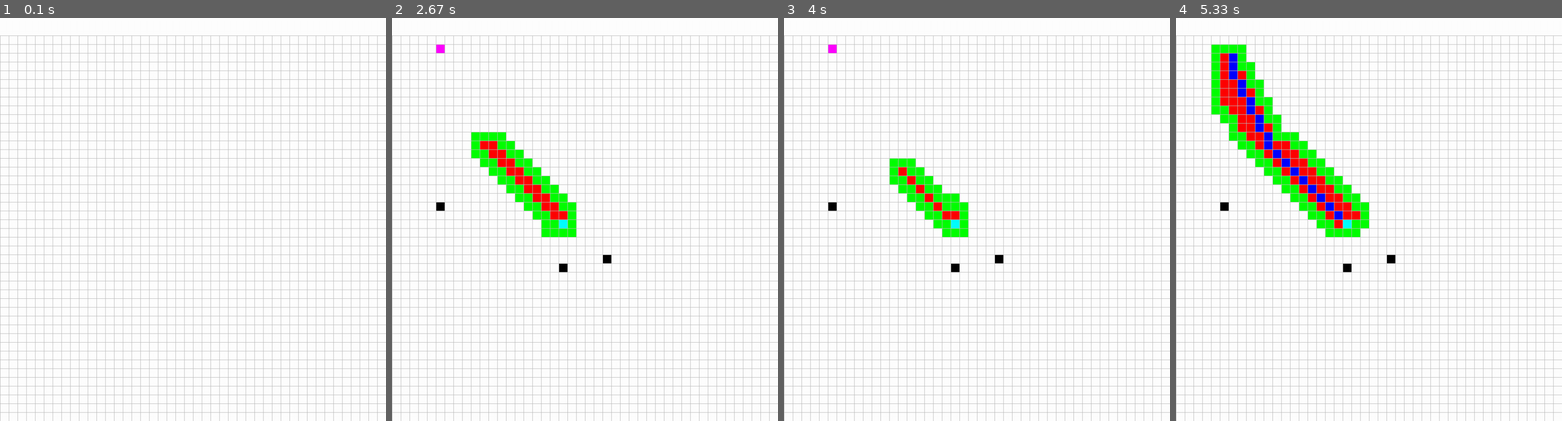
Above: before the commit, frames 1-4 (left to right).
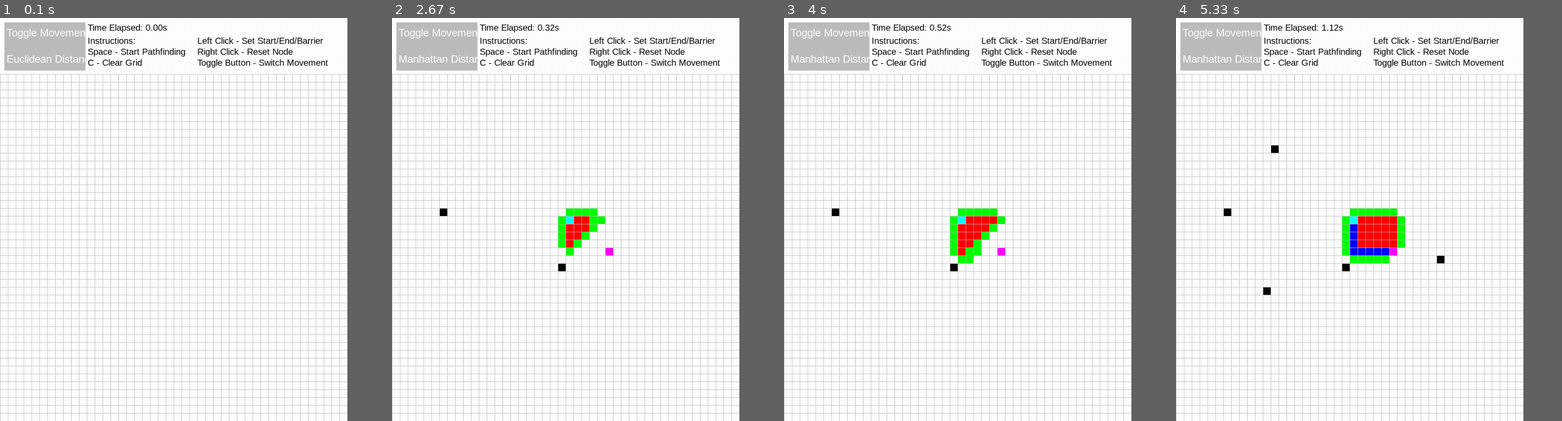
Above: after the commit, the same moments.

Repository: nnilf/A-star-search-algorithm
Game: pygame game, started from main.py
The game is run twice, just before and just after one commit, with the same random seed, the same clock (stepped at 60 frames per second) and the same inputs.
Inputs (mouse positions are in pixels of both pictures, inside the frame that each line leads up to):
- Up to frame 1 (0.1 s): no input
- Up to frame 2 (2.67 s): click (565, 219) at 0.38 s; tap Space at 0.67, 2.33 s; click (438, 46) at 1.05 s, where only the run after the commit has a clickable "Toggle Movement:"; click (604, 255) at 1.38 s; click (442, 207) at 1.72 s; click (565, 267) at 2.05 s
- Up to frame 3 (4 s): tap Space at 3.23 s
- Up to frame 4 (5.33 s): click (1268, 292) at 4.62 s; click (1272, 146) at 4.95 s; click (1442, 263) at 5.28 s
The window is 860x900 before the commit and 774x900 after it. Grey fills any space a smaller window leaves; there, only what the larger window draws over its background counts as a difference.

The runs differ from the first frame. In frame 1, 22% of the frame differs, in the area x 0-100%, y 1-100%; in frame 2, 25%; in frame 3, 25%; in frame 4, 29%.

Commit message:
Updated to add menu and distance selection

Diff:
--- a/A_star_algorithm.py
+++ b/A_star_algorithm.py
@@ -4,7 +4,7 @@
 from Node import Node
 
 
-def algorithm(start: Node, end: Node, grid: list[list[Node]], draw: Callable[[], None]) -> bool:
+def algorithm(start: Node, end: Node, grid: list[list[Node]], draw: Callable[[], None], is_eight_directional: bool) -> bool:
     """A* path finding algorithm.
 
     Args:
@@ -27,7 +27,7 @@
     g_score = {node: float("inf") for row in grid for node in row}
     g_score[start] = 0
     f_score = {node: float("inf") for row in grid for node in row}
-    f_score[start] = heuristic(start.get_coords(), end.get_coords())
+    f_score[start] = heuristic(start.get_coords(), end.get_coords(), is_eight_directional)
 
     open_set_hash = {start}
 
@@ -41,6 +41,8 @@
             end.set_state("end")
             start.set_state("start")
             return True
+
+        draw()
 
         children = current.get_children()
 
@@ -57,7 +59,7 @@
             if tentative_g < g_score[child]:
                 came_from[child] = current
                 g_score[child] = tentative_g
-                f_score[child] = tentative_g + heuristic(child.get_coords(), end.get_coords())
+                f_score[child] = tentative_g + heuristic(child.get_coords(), end.get_coords(), is_eight_directional)
                 if child not in open_set_hash:
                     count += 1
                     open_set.put((f_score[child], count, child))
@@ -89,8 +91,14 @@
         draw()
 
 
-def heuristic(node_coords: tuple[int, int], end_coords: tuple[int, int]) -> float:
+def heuristic(node_coords: tuple[int, int], end_coords: tuple[int, int], is_eight_directional: bool) -> float:
     """Calculates the heuristic Fscore for the selected node using Euclidean distance"""
     node_x, node_y = node_coords
     end_x, end_y = end_coords
-    return math.sqrt((node_x - end_x) ** 2 + (node_y - end_y) ** 2)
+
+    if is_eight_directional:
+        # Using Euclidean distance for 8-directional movement
+        return math.sqrt((node_x - end_x) ** 2 + (node_y - end_y) ** 2)
+    else:
+        # Using Manhattan distance for 4-directional movement
+        return abs(node_x - end_x) + abs(node_y - end_y)
--- a/Node.py
+++ b/Node.py
@@ -42,7 +42,7 @@
     def get_children(self):
         return self.children
 
-    def update_children(self, grid: list[list["Node"]], grid_size: int) -> None:
+    def update_children(self, grid: list[list["Node"]], grid_size: int, is_eight_directional: bool ) -> None:
         """Gets the children of current element which is all the Nodes next to the current node.
 
         Args:
@@ -63,23 +63,24 @@
             if 0 <= nx < grid_size and 0 <= ny < grid_size and not grid[nx][ny].is_barrier():
                 self.children.append(grid[nx][ny])
 
-        # diagonal directions
-        diagonal_directions = [(-1,-1), (1,-1), (1,1), (-1,1)]
+        if is_eight_directional:
+            # diagonal directions
+            diagonal_directions = [(-1,-1), (1,-1), (1,1), (-1,1)]
 
-        # Check diagonal directions with corner validation
-        for dx, dy in diagonal_directions:
-            nx, ny = self.row + dx, self.col + dy
+            # Check diagonal directions with corner validation
+            for dx, dy in diagonal_directions:
+                nx, ny = self.row + dx, self.col + dy
 
-            # First ensure diagonal position is valid and not a barrier
-            if 0 <= nx < grid_size and 0 <= ny < grid_size and not grid[nx][ny].is_barrier():
-                # Check that we're not cutting across a corner
-                # Both adjacent cells must be passable for diagonal movement to be allowed
-                adjacent1 = grid[self.row][ny]  # Horizontally adjacent
-                adjacent2 = grid[nx][self.col]  # Vertically adjacent
+                # First ensure diagonal position is valid and not a barrier
+                if 0 <= nx < grid_size and 0 <= ny < grid_size and not grid[nx][ny].is_barrier():
+                    # Check that we're not cutting across a corner
+                    # Both adjacent cells must be passable for diagonal movement to be allowed
+                    adjacent1 = grid[self.row][ny]  # Horizontally adjacent
+                    adjacent2 = grid[nx][self.col]  # Vertically adjacent
 
-                # Only allow diagonal movement if at least one adjacent cell is passable
-                if not adjacent1.is_barrier() or not adjacent2.is_barrier():
-                    self.children.append(grid[nx][ny])
+                    # Only allow diagonal movement if at least one adjacent cell is passable
+                    if not adjacent1.is_barrier() or not adjacent2.is_barrier():
+                        self.children.append(grid[nx][ny])
 
     def __lt__(self, other: "Node"):
         return True
--- a/constants.py
+++ b/constants.py
@@ -20,7 +20,7 @@
 @dataclass
 class Display:
     WINDOW_HEIGHT = 920
-    GRID_WIDTH = 880
+    GRID_WIDTH = 792
     DIFFERENCE = WINDOW_HEIGHT - GRID_WIDTH
 
 @dataclass
--- a/main.py
+++ b/main.py
@@ -1,6 +1,7 @@
 import pygame
+import time
 from constants import Display, Algorithm
-from visualiser import create_grid, draw, get_clicked_pos, clear_path_and_update_children
+from visualiser import create_grid, draw, get_clicked_pos, clear_path_and_update_children, check_toggle_button_click
 from A_star_algorithm import algorithm
 
 def main():
@@ -10,11 +11,22 @@
 
     grid = create_grid(Algorithm.DEFAULT_GRID_SIZE, Display.GRID_WIDTH, Display.DIFFERENCE)
     start, end = None, None
+    is_eight_directional = True  # Initial setting: 8-directional (Euclidean)
+    pathfinding_time = 0.0
+    timer_active = False
+    timer_start = 0
+    final_time = None
 
     running = True
     while running:
-        draw(grid, Algorithm.DEFAULT_GRID_SIZE, WIN, Display.GRID_WIDTH, Display.DIFFERENCE)
 
+        current_time = time.time()
+        if timer_active:
+            pathfinding_time = current_time - timer_start
+
+        display_time = final_time if final_time is not None else pathfinding_time
+
+        draw(grid, Algorithm.DEFAULT_GRID_SIZE, WIN, Display.GRID_WIDTH, Display.DIFFERENCE, is_eight_directional, display_time)
         for event in pygame.event.get():
             if event.type == pygame.QUIT:
                 running = False
@@ -34,6 +46,10 @@
                     elif node != start and node != end:
                         node.set_state("barrier")
 
+                # Handle toggle button click
+                if check_toggle_button_click(pos):
+                    is_eight_directional = not is_eight_directional
+
             if pygame.mouse.get_pressed()[2]:  # Right click
                 pos = pygame.mouse.get_pos()
                 row, col = get_clicked_pos(pos, Algorithm.DEFAULT_GRID_SIZE, Display.GRID_WIDTH, Display.DIFFERENCE)
@@ -50,8 +66,21 @@
                     grid = create_grid(Algorithm.DEFAULT_GRID_SIZE, Display.GRID_WIDTH, Display.DIFFERENCE)
 
                 elif event.key == pygame.K_SPACE and start and end:
-                    grid = clear_path_and_update_children(grid, Algorithm.DEFAULT_GRID_SIZE, start, end)
-                    algorithm(start, end, grid, lambda: draw(grid, Algorithm.DEFAULT_GRID_SIZE, WIN, Display.GRID_WIDTH, Display.DIFFERENCE))
+
+                    timer_start = time.time()
+                    timer_active = True
+                    final_time = None
+                    pathfinding_time = 0.0
+
+                    grid = clear_path_and_update_children(grid, Algorithm.DEFAULT_GRID_SIZE, start, end, is_eight_directional)
+                    path_found = algorithm(start, end, grid,
+                                           lambda: draw(grid, Algorithm.DEFAULT_GRID_SIZE, WIN, Display.GRID_WIDTH, Display.DIFFERENCE,
+                                             is_eight_directional, final_time if final_time is not None else (time.time() - timer_start))
+                                             , is_eight_directional)
+
+                    # If path was found, store the final time
+                    if path_found:
+                        final_time = time.time() - timer_start
 
     pygame.quit()
 
--- a/visualiser.py
+++ b/visualiser.py
@@ -1,5 +1,6 @@
 import pygame
-from constants import Colors
+import time
+from constants import Colors, Display
 from Node import Node
 
 def create_grid(grid_size: int, width: int, difference: int) -> list[list[Node]]:
@@ -13,6 +14,16 @@
     return grid
 
 
+def draw_toggle_button(win: pygame.Surface, is_eight_directional: bool):
+    """Draws a button on the screen to toggle between 4 and 8 directional movement."""
+    pygame.draw.rect(win, Colors.GREY, (10, 10, 185, 110))
+    font = pygame.font.SysFont("Arial", 24)
+    text = font.render(f"Toggle Movement:", True, Colors.WHITE)
+    movement = font.render(f"{'Euclidean' if is_eight_directional else 'Manhattan'} Distance", True, Colors.WHITE)
+    win.blit(text, (15, 20))
+    win.blit(movement, (15, 80))
+
+
 def draw_grid(rows: int, width: int, win: pygame.Surface, difference: int):
     """Draws grid onto pygame window"""
     gap = width // rows
@@ -22,7 +33,7 @@
             pygame.draw.line(win, Colors.GREY, (j * gap, difference), (j * gap, width+difference))
 
 
-def draw(grid: list[list[Node]], rows: int, win: pygame.Surface, width: int, difference: int):
+def draw(grid: list[list[Node]], rows: int, win: pygame.Surface, width: int, difference: int, is_eight_directional: bool, elapsed_time: float):
     """Draws all nodes and updated pygame display from changes.
 
     Args:
@@ -41,6 +52,32 @@
             node.draw(win)
 
     draw_grid(rows, width, win, difference)
+
+    draw_toggle_button(win, is_eight_directional)
+
+    # Draw timer on the screen
+    font = pygame.font.SysFont("arial", 20)
+
+    # Draw instructions on the screen
+    instructions = [
+        "Instructions:",
+        "Space - Start Pathfinding",
+        "C - Clear Grid",
+        "Left Click - Set Start/End/Barrier",
+        "Right Click - Reset Node",
+        "Toggle Button - Switch Movement"
+    ]
+    for i, line in enumerate(instructions):
+        if i >= 3:
+            instruction_text = font.render(line, True, Colors.BLACK)
+            win.blit(instruction_text, (450, 40 + (i-3) * 25))
+        else:
+            instruction_text = font.render(line, True, Colors.BLACK)
+            win.blit(instruction_text, (200, 40 + i * 25))
+
+    timer_text = font.render(f"Time Elapsed: {elapsed_time:.2f}s", True, Colors.BLACK)
+    win.blit(timer_text, (200, 10))
+
     pygame.display.update()
 
 
@@ -61,13 +98,13 @@
     return row, col
 
 
-def clear_path_and_update_children(grid, grid_size, start, end):
+def clear_path_and_update_children(grid, grid_size, start, end, is_eight_directional):
     """Clear visualization nodes and update node connections"""
     for row in grid:
         for node in row:
             if (node.colour == Colors.BLUE or node.colour == Colors.RED or node.colour == Colors.GREEN):
                 node.set_state("reset")
-            node.update_children(grid, grid_size)
+            node.update_children(grid, grid_size, is_eight_directional)
 
     if start:
         start.set_state("start")
@@ -75,3 +112,9 @@
         end.set_state("end")
 
     return grid
+
+
+def check_toggle_button_click(pos: tuple) -> bool:
+    """Checks if the toggle button is clicked"""
+    button_rect = pygame.Rect(10, 10, 185, 110)
+    return button_rect.collidepoint(pos)
